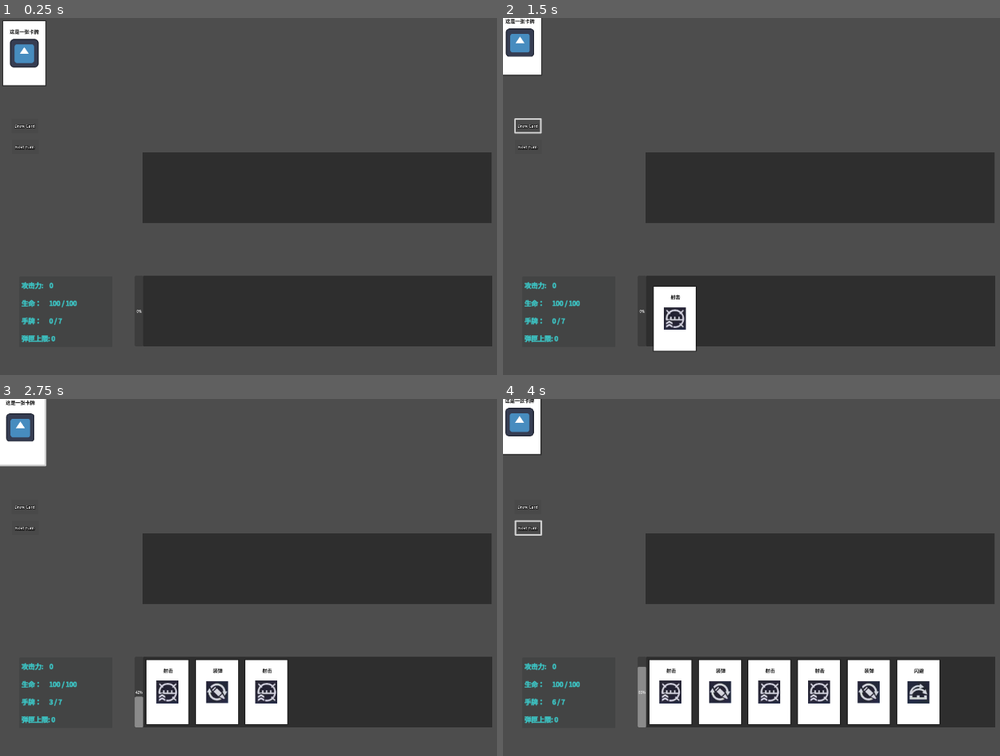
Above: before the commit, frames 1-4 (two rows, left to right).
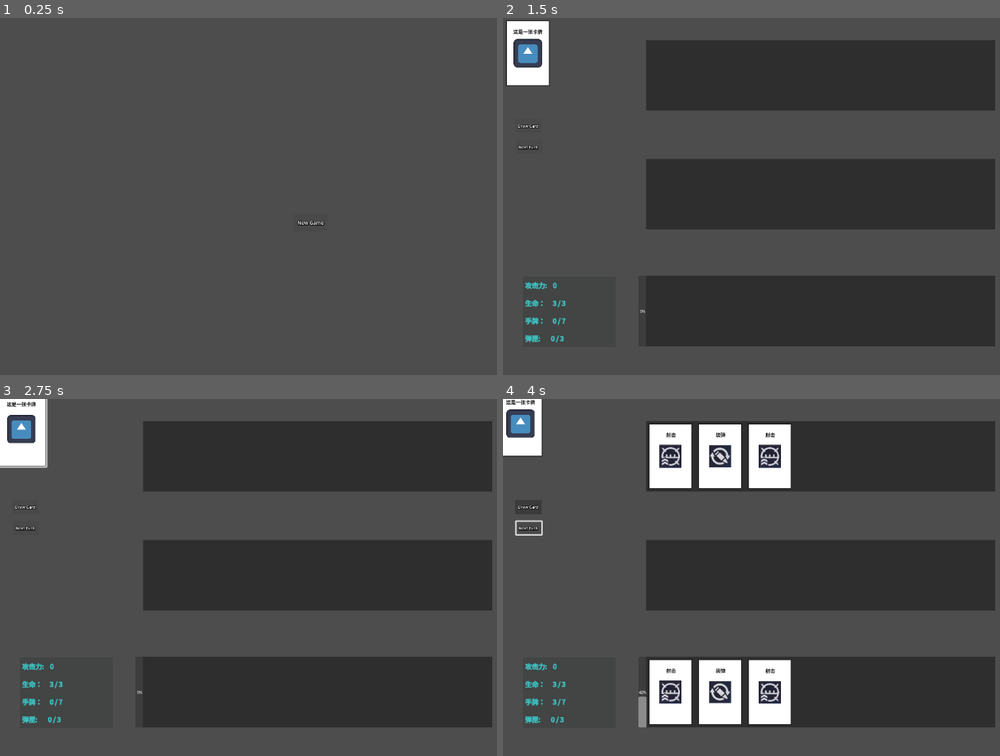
Above: after the commit, the same moments.

Repository: secondreich/Cards-of-Gun
Game: Godot game, scene res://menu.tscn
Two runs of this game, one before a commit and one after it. Both use one fixed random seed, a clock stepped at 60 frames per second and the inputs below. Before the commit the project starts from res://main.tscn. The engine's default icon, where the game draws it, is replaced by a stand-in: a white triangle on a blue panel in a dark square.
Inputs (mouse positions are in pixels of both pictures, inside the frame that each line leads up to; where the layout moved, square brackets give the same spot in the first picture):
- Up to frame 1 (0.25 s): no input
- Up to frame 2 (1.5 s): click (527, 53) at 0.52 s; click (811, 221) [527, 125] at 1.25 s
- Up to frame 3 (2.75 s): click (24, 434) at 2.02 s
- Up to frame 4 (4 s): click (527, 506) at 2.75 s; click (527, 527) at 3.5 s

The runs differ from the first frame. In frame 1, 30% of the frame differs, in the area x 0-100%, y 0-92%; in frame 2, 19%; in frame 3, 21%; in frame 4, 21%.
Error in both runs: Invalid call. Nonexistent function 'add_card' in base 'Nil'. (res://Card/card.gd:87)

Commit message:
更新功能，卡组，规则检查

Diff:
--- a/Card/Card.tscn
+++ b/Card/Card.tscn
@@ -12,6 +12,7 @@
 offset_right = -1.5258789e-05
 grow_horizontal = 2
 grow_vertical = 2
+pivot_offset = Vector2(110, 160)
 script = ExtResource("1_21rx5")
 follow_target = NodePath(".")
 metadata/_edit_use_anchors_ = true
@@ -23,6 +24,7 @@
 anchor_top = 0.03125
 anchor_right = 0.9545455
 anchor_bottom = 0.96875
+pivot_offset = Vector2(110, 160)
 metadata/_edit_use_anchors_ = true
 
 [node name="Card" type="ColorRect" parent="Control"]
--- a/Card/card.gd
+++ b/Card/card.gd
@@ -96,8 +96,7 @@
 	drawCard()
 
 func drawCard():
-	#print("draw completed")
-	#pickButton = $Button
+	pickButton = $"Card Button"
 	var imgPath = "res://image/"+ str(cardName)+".png"
 	$Control/Card/CardImage.texture = load(imgPath)
 	$Control/Card/CardName.text = cardInfo["display_name"]
--- /dev/null
+++ b/Gd script/main.gd
@@ -0,0 +1,113 @@
+extends Node2D
+
+@export var scene_1 : Node
+@export var scene_2 : Node
+
+@export var MaxHandCard = 7
+
+@export var siteItems : Dictionary
+
+#定义玩家血量和上限
+@export var playerMaxLife = 3
+@export var playerLife = 3
+
+@export var playerMaxAmmo = 3
+@export var playerAmmo = 0
+
+var now_used_card
+
+func _ready():
+	$HandCardPer.max_value = MaxHandCard
+	$PlayerProperty/PlayerHandCard.text = "手牌：     " + str(scene_1.card_total_num) + " / " + str(MaxHandCard)
+	$PlayerProperty/PlayerLife.text = "生命：     " + str(playerLife) + " / " + str(playerMaxLife)
+	$PlayerProperty/PlayerAmmo.text = "弹匣:       " + str(playerAmmo)+ " / " + str(playerMaxAmmo)
+	print("ready")
+
+
+func _process(delta: float) -> void:
+	var usedCards = $UsedCards.cardDeck.get_children()
+	var handsCards = $HandCards.cardDeck.get_children()
+
+	#判断是否下一轮
+	if scene_1.card_total_num < playerLife:
+		$DrawCard/Button.disabled = false
+	else:
+		$DrawCard/Button.disabled = true
+
+	#检查复数牌的打出机制
+	if not usedCards.is_empty():
+		now_used_card = usedCards[0].cardLabel
+	else:
+		now_used_card = null
+	if not handsCards.is_empty():
+		for c in handsCards:
+			if (now_used_card != null && c.cardLabel != now_used_card) || (now_used_card != null && c.isPlurality == 0):
+				c.pickButton.disabled = true
+			else:
+				c.pickButton.disabled = false
+
+	update_data()
+
+#下一轮次，发牌
+func add_new_hand_card(cardName, cardDeck , _caller = scene_1,  _caller2 = scene_2) -> Node:
+	#print("发手牌：" + str(cardName))
+	var cardClass = BaseCard.infosDic[cardName]["card_label"]
+	#print("卡牌的类型是%s:"%cardClass)
+	var cardToAdd
+	cardToAdd = preload("res://Card/Card.tscn").instantiate() as card
+
+	cardToAdd.initCard(cardName)
+
+	cardToAdd.global_position = self.global_position
+	cardToAdd.z_index = 100
+	cardDeck.add_card(cardToAdd)
+
+	return cardToAdd
+
+func get_cards():
+	var num_cards = 3
+	var total_weight = get_total_weight(siteItems)
+	var selected_cards = []
+	for i in range(num_cards):
+		if(scene_1.card_total_num < MaxHandCard):
+			var random_num = randi() % total_weight
+			var cumulative_weight = 0
+			for c in siteItems.keys():
+				cumulative_weight += siteItems[c]
+				if random_num < cumulative_weight:
+					selected_cards.append(c)
+					scene_1.card_total_num += 1
+
+					print(selected_cards)
+					#print("注入select数组")
+					break
+
+		else:
+			print("手牌达到上限")
+			break
+	for c in selected_cards:
+		await get_tree().create_timer(0.1,1).timeout
+		add_new_hand_card(c, scene_1)
+		add_new_hand_card(c, scene_2)
+
+func get_total_weight(card_dict):
+	var total_weight = 0
+	for weight in card_dict.values():
+		total_weight += weight
+	return total_weight
+
+#更新数据
+func update_data() -> void:
+	$HandCardPer.value = scene_1.card_total_num
+	$PlayerProperty/PlayerHandCard.text = "手牌：     " + str(scene_1.card_total_num) + " / " + str(MaxHandCard)
+	$PlayerProperty/PlayerLife.text = "生命：     " + str(playerLife) + " / " + str(playerMaxLife)
+	$PlayerProperty/PlayerAmmo.text = "弹匣:       " + str(playerAmmo)+ " / " + str(playerMaxAmmo)
+
+#下一回合
+func next_turn() -> void:
+	var usedCards = $UsedCards.cardDeck.get_children()
+	var delCards = 0
+	for c in usedCards:
+		c.cardCurrentState = c.cardState.del
+		delCards +=1
+	scene_1.card_total_num -= delCards
--- /dev/null
+++ b/Gd script/menu.gd
@@ -0,0 +1,6 @@
+extends Node2D
+
+
+func _start_new_game() -> void:
+	get_tree().change_scene_to_file("res://main.tscn")
+	pass
--- /dev/null
+++ b/Gd script/next_turn.gd
@@ -0,0 +1,39 @@
+extends Panel
+
+class_name turnCheck
+
+func checkResult(PlayerCards , playerAmmo, OppoentCards, oppoentAmmo) -> Array:
+	var playerDamage = 0
+	var oppoentDamage = 0
+	var playerLoad = 0
+	var oppoentLoad = 0
+	var playerType = PlayerCards[0].cardLabel
+	var oppoentType = OppoentCards[0].cardLabel
+
+	for c in PlayerCards:
+		if c.cardLabels.find("volley") != -1 :
+			playerDamage = playerAmmo
+			playerLoad -= playerAmmo
+			break
+		elif c.cardLabels.find("attack") != -1 && oppoentType.find("volley") == -1:
+			playerDamage += 1
+			playerLoad -= 1
+		elif c.cardLabels.find("load") != -1 && oppoentType.find("attack") == -1:
+			playerLoad += 1
+		elif c.cardLabels.find("avoid") != -1 && oppoentType.find("volley") == -1:
+			oppoentDamage = 0
+
+	for c in OppoentCards:
+		if c.cardLabels.find("volley") != -1 :
+			oppoentDamage = oppoentAmmo
+			oppoentLoad -= oppoentAmmo
+			break
+		elif c.cardLabels.find("attack") != -1 && playerType.find("volley") == -1:
+			oppoentDamage += 1
+			oppoentLoad -= 1
+		elif c.cardLabels.find("load") != -1 && playerType.find("attack") == -1:
+			oppoentLoad += 1
+		elif c.cardLabels.find("avoid") != -1 && playerType.find("volley") == -1:
+			playerDamage = 0
+
+	return [ max(playerDamage,0), max(oppoentDamage,0), playerLoad, oppoentLoad ]
--- a/assets/baseCard.csv
+++ b/assets/baseCard.csv
@@ -1,5 +1,5 @@
 base_name,display_name,index,card_description,comment,card_label,is_deleted,is_plurality
 shoot,射击,1,消耗一发子弹，造成1.0*攻击的伤害,,"base,attack",0,1
-avoid,闪避,2,闪避一发子弹,,"base,defence",0,0
+avoid,闪避,2,闪避一发子弹,,"base,avoid,defence",0,0
 load,装弹,3,装填一发子弹,,"base,load",0,1
-volley,齐射,4,消耗所有子弹，造成X*攻击的伤害(X为消耗的子弹数),,"base,attack",0,0
+volley,齐射,4,消耗所有子弹，造成X*攻击的伤害(X为消耗的子弹数),,"base,attack,volley",0,0
--- a/cardBackground/cardBackground.tscn
+++ b/cardBackground/cardBackground.tscn
@@ -17,6 +17,7 @@
 offset_bottom = -320.0
 grow_horizontal = 2
 grow_vertical = 2
+pivot_offset = Vector2(110, 160)
 
 [node name="ScrollContainer" type="ScrollContainer" parent="."]
 custom_minimum_size = Vector2(1, 0)
--- a/main.gd
+++ /dev/null
@@ -1,72 +0,0 @@
-extends Node2D
-
-@export var scene_1 : Node
-@export var scene_2 : Node
-
-@export var MaxHandCard = 7
-
-@export var siteItems : Dictionary
-
-func _ready():
-	$HandCardPer.max_value = MaxHandCard
-	print("ready")
-	print($HandCardPer.max_value)
-
-func add_new_hand_card(cardName, cardDeck , _caller = scene_1) -> Node:
-	#print("发手牌：" + str(cardName))
-	var cardClass = BaseCard.infosDic[cardName]["card_label"]
-	#print("卡牌的类型是%s:"%cardClass)
-	var cardToAdd
-	cardToAdd = preload("res://Card/Card.tscn").instantiate() as card
-
-	cardToAdd.initCard(cardName)
-
-	cardToAdd.global_position = self.global_position
-	cardToAdd.z_index = 100
-	cardDeck.add_card(cardToAdd)
-
-	return cardToAdd
-
-
-func get_cards():
-	var num_cards = 3
-	var total_weight = get_total_weight(siteItems)
-	var selected_cards = []
-	for i in range(num_cards):
-		if(scene_1.card_total_num < MaxHandCard):
-			var random_num = randi() % total_weight
-			var cumulative_weight = 0
-			for c in siteItems.keys():
-				cumulative_weight += siteItems[c]
-				if random_num < cumulative_weight:
-					selected_cards.append(c)
-					scene_1.card_total_num += 1
-
-					print(selected_cards)
-					#print("注入select数组")
-					break
-
-		else:
-			print("手牌达到上限")
-			break
-	for c in selected_cards:
-		await get_tree().create_timer(0.1,1).timeout
-		add_new_hand_card(c, scene_1)
-	update_data()
-
-func get_total_weight(card_dict):
-	var total_weight = 0
-	for weight in card_dict.values():
-		total_weight += weight
-	return total_weight
-
-
-func update_data() -> void:
-	$HandCardPer.value = scene_1.card_total_num
-	$PlayerProperty/PlayerHandCard.text = "手牌：     "+ str(scene_1.card_total_num) + " / " + str(MaxHandCard)
-
-func next_turn() -> void:
-	var usedCards = $UsedCards.cardDeck.get_children()
-	for c in usedCards:
-		c.cardCurrentState = c.cardState.del
-	pass
--- a/main.tscn
+++ b/main.tscn
@@ -1,9 +1,10 @@
-[gd_scene load_steps=7 format=3 uid="uid://2vbd0o2lue8e"]
+[gd_scene load_steps=8 format=3 uid="uid://2vbd0o2lue8e"]
 
-[ext_resource type="Script" uid="uid://c3kgk1vop3ws2" path="res://main.gd" id="1_1bvp3"]
+[ext_resource type="Script" uid="uid://c3kgk1vop3ws2" path="res://Gd script/main.gd" id="1_1bvp3"]
 [ext_resource type="PackedScene" uid="uid://ojgbg6l2h2bt" path="res://Card/Card.tscn" id="1_ig7tw"]
 [ext_resource type="PackedScene" uid="uid://cauq2ubb5e1tj" path="res://cardBackground/cardBackground.tscn" id="2_0xm2m"]
 [ext_resource type="Theme" uid="uid://cnbfqosw6n3at" path="res://theme/card_theme.tres" id="3_h2yge"]
+[ext_resource type="Script" uid="uid://dwx1apfso1j46" path="res://Gd script/next_turn.gd" id="4_7mycd"]
 [ext_resource type="LabelSettings" uid="uid://d4mii2ld825i4" path="res://theme/font.tres" id="5_lquwl"]
 
 [sub_resource type="LabelSettings" id="LabelSettings_h2yge"]
@@ -11,10 +12,12 @@
 shadow_size = 12
 shadow_color = Color(0.00392157, 0, 0, 0.615686)
 
-[node name="Main" type="Node2D" node_paths=PackedStringArray("scene_1")]
+[node name="Main" type="Node2D" node_paths=PackedStringArray("scene_1", "scene_2")]
+position = Vector2(0.99999994, 0)
 scale = Vector2(0.4, 0.4)
 script = ExtResource("1_1bvp3")
 scene_1 = NodePath("HandCards")
+scene_2 = NodePath("OppoentCards")
 siteItems = {
 "avoid": 30,
 "load": 100,
@@ -43,6 +46,7 @@
 offset_top = 456.667
 offset_right = 173.333
 offset_bottom = 521.667
+metadata/_edit_use_anchors_ = true
 
 [node name="TextureRect" type="TextureRect" parent="DrawCard"]
 layout_mode = 0
@@ -51,9 +55,10 @@
 
 [node name="Button" type="Button" parent="DrawCard"]
 layout_mode = 0
-offset_right = 120.0
-offset_bottom = 65.0
+anchor_right = 1.0000025
+anchor_bottom = 1.0
 theme = ExtResource("3_h2yge")
+metadata/_edit_use_anchors_ = true
 
 [node name="Label" type="Label" parent="DrawCard"]
 layout_mode = 0
@@ -70,6 +75,8 @@
 offset_top = 552.5
 offset_right = 174.9997
 offset_bottom = 617.5
+script = ExtResource("4_7mycd")
+metadata/_edit_use_anchors_ = true
 
 [node name="TextureRect" type="TextureRect" parent="NextTurn"]
 layout_mode = 0
@@ -92,16 +99,22 @@
 label_settings = SubResource("LabelSettings_h2yge")
 
 [node name="HandCards" parent="." groups=["卡组分组"] instance=ExtResource("2_0xm2m")]
-offset_left = 647.5
+offset_left = 645.0
 offset_top = 1170.0
-offset_right = 2227.5
+offset_right = 2225.0
 offset_bottom = 1490.0
 
 [node name="UsedCards" parent="." groups=["卡组分组"] instance=ExtResource("2_0xm2m")]
 offset_left = 645.0
-offset_top = 610.0
+offset_top = 640.0
 offset_right = 2225.0
-offset_bottom = 930.0
+offset_bottom = 960.0
+
+[node name="OppoentCards" parent="." instance=ExtResource("2_0xm2m")]
+offset_left = 645.0
+offset_top = 100.0
+offset_right = 2225.0
+offset_bottom = 420.0
 
 [node name="HandCardPer" type="ProgressBar" parent="."]
 offset_left = 610.0
@@ -156,7 +169,7 @@
 vertical_alignment = 1
 metadata/_edit_use_anchors_ = true
 
-[node name="PlayerAttack2" type="Label" parent="PlayerProperty"]
+[node name="PlayerAmmo" type="Label" parent="PlayerProperty"]
 layout_mode = 1
 anchors_preset = -1
 anchor_left = 0.023809526
@@ -165,10 +178,11 @@
 anchor_bottom = 0.21874997
 offset_top = 240.0
 offset_bottom = 240.0
-text = "弹匣上限: 0"
+grow_horizontal = 2
+grow_vertical = 2
+text = "弹匣:       0 / 3"
 label_settings = ExtResource("5_lquwl")
 vertical_alignment = 1
-metadata/_edit_use_anchors_ = true
 
 [connection signal="button_down" from="DrawCard/Button" to="." method="get_cards"]
 [connection signal="button_down" from="NextTurn/Button" to="." method="next_turn"]
--- /dev/null
+++ b/menu.tscn
@@ -0,0 +1,42 @@
+[gd_scene load_steps=4 format=3 uid="uid://bvpygwhsv8qyu"]
+
+[ext_resource type="Theme" uid="uid://cnbfqosw6n3at" path="res://theme/card_theme.tres" id="1_lti8b"]
+[ext_resource type="Script" uid="uid://cvkg4cooj55fl" path="res://Gd script/menu.gd" id="1_ouk20"]
+
+[sub_resource type="LabelSettings" id="LabelSettings_ouk20"]
+font_size = 18
+shadow_size = 12
+shadow_color = Color(0.00392157, 0, 0, 0.615686)
+
+[node name="Menu" type="Node2D"]
+scale = Vector2(0.5, 0.5)
+script = ExtResource("1_ouk20")
+
+[node name="StartGame" type="Panel" parent="."]
+self_modulate = Color(1, 1, 1, 0.121569)
+offset_left = 1064.0
+offset_top = 710.0
+offset_right = 1183.9998
+offset_bottom = 775.0
+
+[node name="TextureRect" type="TextureRect" parent="StartGame"]
+layout_mode = 0
+offset_right = 120.0
+offset_bottom = 65.0
+
+[node name="Button" type="Button" parent="StartGame"]
+layout_mode = 0
+offset_right = 120.0
+offset_bottom = 65.0
+theme = ExtResource("1_lti8b")
+
+[node name="Label" type="Label" parent="StartGame"]
+layout_mode = 0
+offset_left = 13.3333
+offset_top = 20.0
+offset_right = 105.333
+offset_bottom = 46.0
+text = "New Game"
+label_settings = SubResource("LabelSettings_ouk20")
+
+[connection signal="button_down" from="StartGame/Button" to="." method="_start_new_game"]
--- a/project.godot
+++ b/project.godot
@@ -11,7 +11,7 @@
 [application]
 
 config/name="Cards of Gun"
-run/main_scene="uid://2vbd0o2lue8e"
+run/main_scene="uid://bvpygwhsv8qyu"
 config/features=PackedStringArray("4.5", "Mobile")
 config/icon="res://icon.svg"
 
Renamed: main.gd.uid -> Gd script/main.gd.uid
Not shown, added: Gd script/menu.gd.uid
Not shown, added: Gd script/next_turn.gd.uid
Not shown, added: design/~$临时设计案.docx
